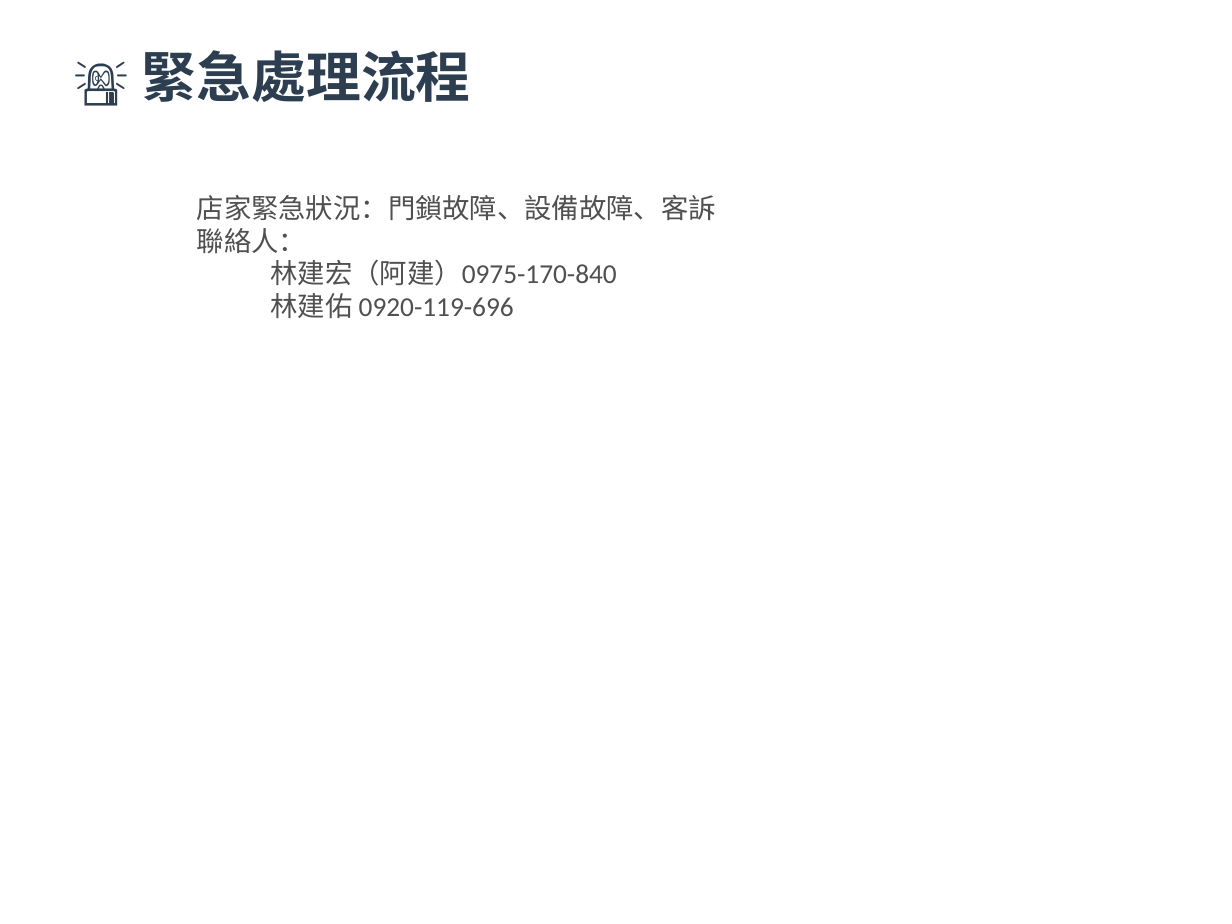
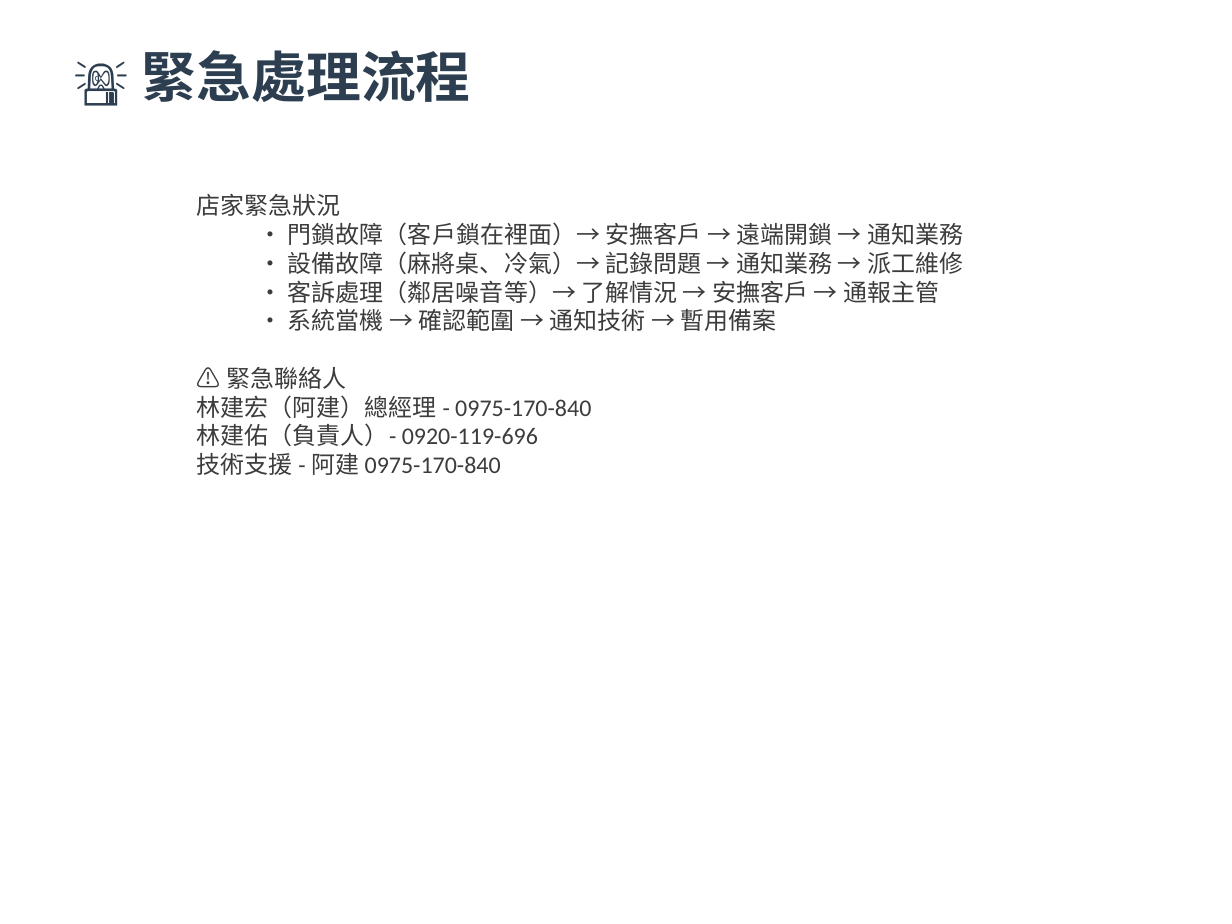
Before and after one commit to ken0900101318-beep/company-training, a slide deck: slide 15 of 遊戲家新人教育訓練（完整版 v2.1 - 24張）.pptx. Drawn at 1232x924 pixels with LibreOffice and Linux fonts; fonts in the diff are those of the drawing. Boxes give left, top, right and bottom in pixels: in the first picture for what was removed or moved away, otherwise in the second. Text is boxed around its words. In the diff, an @@ line names an element or a change of style, - is before the commit and + after.

```diff
--- a/遊戲家新人教育訓練（完整版 v2.1 - 24張）.pptx
+++ b/遊戲家新人教育訓練（完整版 v2.1 - 24張）.pptx
@@ text at [197, 194, 963, 475]: text changed; size 16 to 14 pt; text colour #505050 to #3C3C3C @@
-店家緊急狀況：門鎖故障、設備故障、客訴
-聯絡人：
-  林建宏（阿建）0975-170-840
-  林建佑 0920-119-696
+店家緊急狀況
+  • 門鎖故障（客戶鎖在裡面）→ 安撫客戶 → 遠端開鎖 → 通知業務
+  • 設備故障（麻將桌、冷氣）→ 記錄問題 → 通知業務 → 派工維修
+  • 客訴處理（鄰居噪音等）→ 了解情況 → 安撫客戶 → 通報主管
+  • 系統當機 → 確認範圍 → 通知技術 → 暫用備案
+⚠️ 緊急聯絡人
+林建宏（阿建）總經理 - 0975-170-840
+林建佑（負責人）- 0920-119-696
+技術支援 - 阿建 0975-170-840
```
Also in this commit, not shown: 22 other slides changed.
